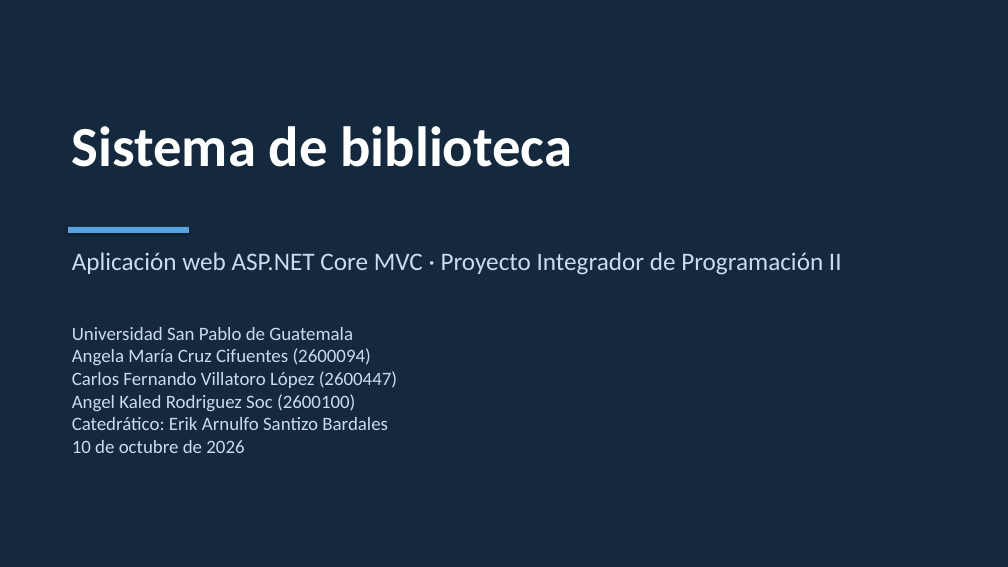
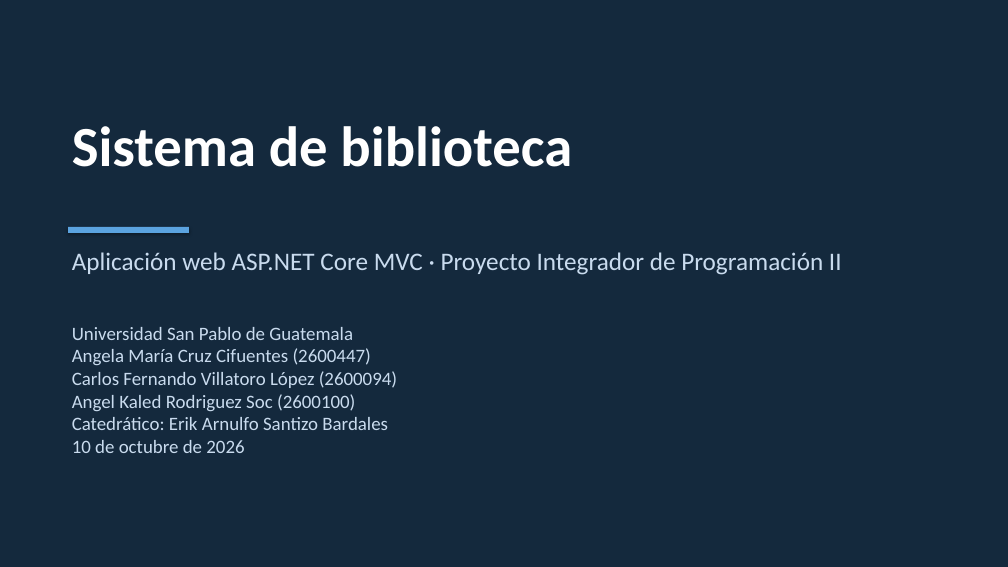
Before and after one commit to USPG-Angels-Workspace/sistema-biblioteca, a slide deck: slide 1 of docs/Presentacion.pptx. Drawn at 1008x567 pixels with LibreOffice and Linux fonts; fonts in the diff are those of the drawing. Boxes give left, top, right and bottom in pixels: in the first picture for what was removed or moved away, otherwise in the second. Text is boxed around its words. In the diff, an @@ line names an element or a change of style, - is before the commit and + after.

Commit message:
fix: corrige los carnés de Angela y Carlos en la portada, el README y la presentación

```diff
--- a/docs/Presentacion.pptx
+++ b/docs/Presentacion.pptx
@@ text at [72,348,397,388]: text changed @@
-Angela María Cruz Cifuentes (2600094)
-Carlos Fernando Villatoro López (2600447)
+Angela María Cruz Cifuentes (2600447)
+Carlos Fernando Villatoro López (2600094)
```
Also in this commit, not shown: 3 other files.
